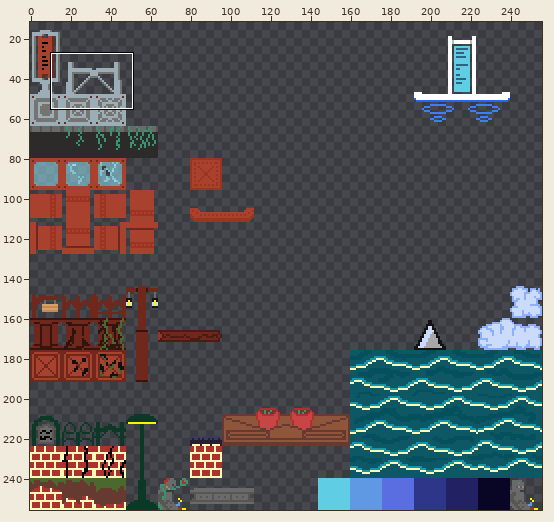
Two states of a sprite sheet, assets/sprites/Sprite-0006.png. The first picture is a wide view before the edit; the outline marks the close-up.
Close-up. Before the commit:
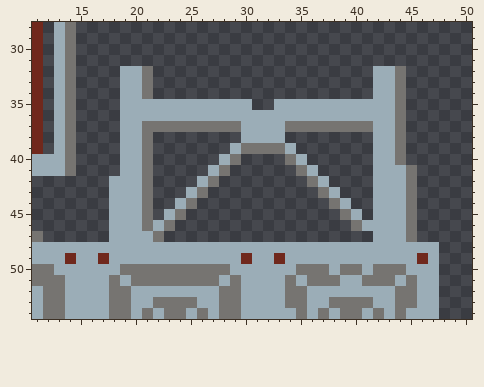
The file is 256x256 pixels. Colours within 5 levels of each other are drawn and written as one. Shown: x 11..50, y 28..54. The wide view leaves out empty margins.
Once edited:
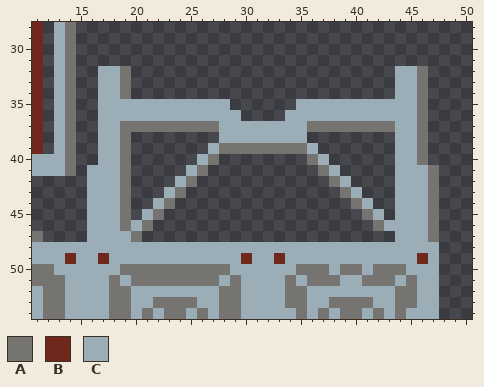
Palette (. is transparent): A #767471  B #70281c  C #9badb7
From old to new:
y 32..34: x 17..21 ..CCA -> CCA..; x 42..46 CCA.. -> ..CCA
y 35: x 17..18 .. -> CC; x 29..30 CC -> ..; x 33..34 CC -> ..; x 44..46 A.. -> CCA
y 36: x 17..18 .. -> CC; x 30..33 CCCC -> ....; x 44..46 A.. -> CCA
y 37: x 17..20 ..CC -> CCAA; x 28..29 AA -> CC; x 34..35 AA -> CC; x 42..46 CCA.. -> AACCA
y 38: x 17..21 ..CCA -> CCA..; x 28..29 .. -> CC; x 34..35 .. -> CC; x 42..46 CCA.. -> ..CCA
y 39: x 17..21 ..CCA -> CCA..; x 27..29 ..C -> CAA; x 34..36 C.. -> AAC; x 42..46 CCA.. -> ..CCA
y 40: x 17..21 ..CCA -> CCA..; x 26..29 ..CA -> CA..; x 34..37 AC.. -> ..AC; x 42..46 CCA.. -> ..CCA
y 41: x 16..21 ...CCA -> CCCA..; x 25..28 ..CA -> CA..; x 35..38 AC.. -> ..AC; x 42..43 CC -> ..; x 45..47 A.. -> CCA
y 42: x 16..17 .. -> CC; x 19..21 CCA -> A..; x 24..27 ..CA -> CA..; x 36..39 AC.. -> ..AC; x 42..43 CC -> ..; x 45..47 A.. -> CCA
y 43: x 16..17 .. -> CC; x 19..21 CCA -> A..; x 23..26 ..CA -> CA..; x 37..40 AC.. -> ..AC; x 42..43 CC -> ..; x 45..47 A.. -> CCA
y 44: x 16..17 .. -> CC; x 19..25 CCA..CA -> A..CA..; x 38..43 AC..CC -> ..AC..; x 45..47 A.. -> CCA
y 45: x 16..17 .. -> CC; x 19..24 CCA.CA -> A.CA..; x 39..41 AC. -> ..A; x 43 C -> .; x 45..47 A.. -> CCA
y 46: x 16..17 .. -> CC; x 19 C -> A; x 22..23 CA -> ..; x 40..42 ACC -> ..A; x 45..47 A.. -> CCA
y 47: x 16..17 .. -> CC; x 20..22 CCA -> A..; x 42..43 CC -> ..; x 45..47 A.. -> CCA
